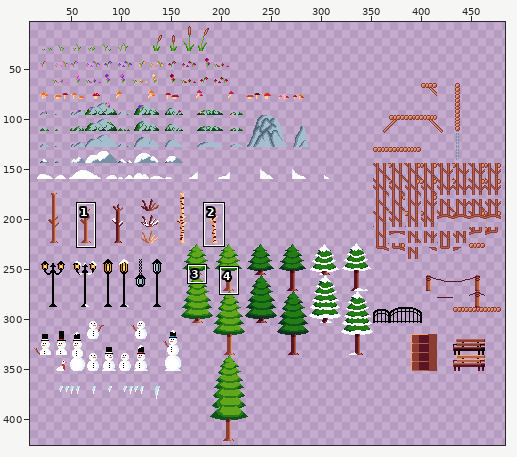
Sprite sheet -- Goose with a Scarf/sprites/sprTilesDeco16/e3e90a35-e177-4fa3-9686-92c172d5dfba.png. The picture above shows the old version from afar; the outline marks the close-up.
Close-up. Before:
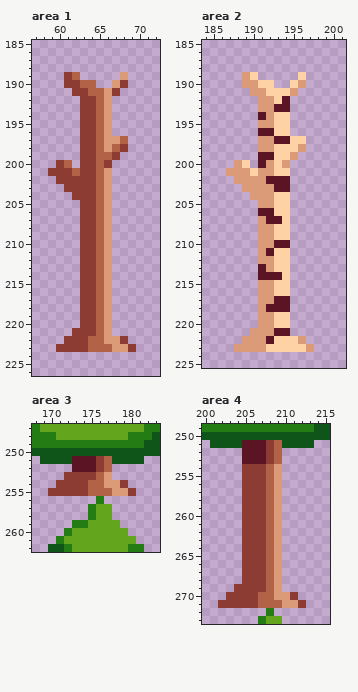
The file is 496x496 pixels. Shown: area 1: x 57..72, y 185..226; area 2: x 184..201, y 185..225; area 3: x 168..183, y 247..262; area 4: x 200..215, y 249..273. The wide view leaves out empty margins. The commit also changed other parts of the picture, which this record leaves out.
The result:
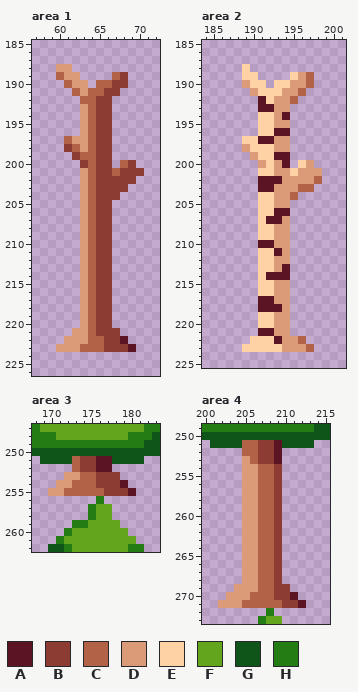
Palette (. is transparent): A #5a1423  B #8c3c32  C #b26247  D #dc9b78  E #ffd2a5  F #64a51e  G #0f5519  H #237d14
From old to new:
Changed rows in their new state; - is an unchanged pixel.
Area 1:
first column x 59:
188 -DD---------
189 -CDD----CB--
190 --CDD.CCB---
191 ---CD--B----
192 ----CCBB----
193 ----DCBB----
194 ----DCBB----
195 ----DCBB----
196 ----DCBB----
197 --CDDCBB..--
198 --BCDCBB..--
199 ---BCCBB.---
200 -..--CB--CB-
201 ....DCBBCBBB
202 -...DCBBBBB-
203 --..DCBBBB--
204 ---.DCBBB---
205 ----DCBB----
206 ----DCBB----
207 ----DCBB----
208 ----DCBB----
209 ----DCBB----
210 ----DCBB----
211 ----DCBB----
212 ----DCBB----
213 ----DCBB----
214 ----DCBB----
215 ----DCBB----
216 ----DCBB----
217 ----DCBB----
218 ----DCBB----
219 ----DCBB----
220 ----DCBB----
221 ---DDCBBB---
222 --DDD--BBA--
223 -DDDC--BBBA-
Area 2:
first column x 187:
188 --E---------
189 --E-----EDC-
190 ---E-.EED-C-
191 ----E--D-C--
192 ----AEDDC---
193 ----AADD----
194 ----EEDA----
195 ----EEDD----
196 ----EEAA----
197 --EEAADD..--
198 --DEEEDD..--
199 ---DEEAA.---
200 -..-DEDA-ED-
201 ....EEDDEDDD
202 -...A--DDDDC
203 --..AADDDCC-
204 ---.EEDDC---
205 ----EEDD----
206 ----EEAA----
207 ----E--D----
208 ----EEDD----
209 ----EEDD----
210 ----AADD----
211 ----EEAD----
212 ----EEDD----
213 ----EEDA----
214 ----E--A----
215 ----EEDD----
216 ----EEDD----
217 ----AADD----
218 ----A--D----
219 ----EEDD----
220 ----EEDD----
221 ---.AADD----
222 --.EEEADDC--
223 -.EEE--DDDC-
Area 3:
first column x 170:
251 ---CBBAA---
252 ---CBBAA---
253 --DDCCBBB--
254 -DDCC-BBBA-
255 DDCCC--BBBA
Area 4:
first column x 202:
251 ---CCB-A---
252 ---CCB-A---
253 ---DCB-A---
254 ---DDC-B---
255 ---DDC-B---
256 ---DDC-B---
257 ---DDC-B---
258 ---DDC-B---
259 ---DDC-B---
260 ---DDC-B---
261 ---DDC-B---
262 ---DDC-B---
263 ---DDC-B---
264 ---DDC-B---
265 ---DDC-B---
266 ---DDC-B---
267 ---DDC-B---
268 ---DDC-B---
269 --DDDC-BB--
270 -DDDC--BBA-
271 DDDCC---BBA
Changed places in both close-ups, as pixel boxes (x1, y1, x2, y2):
changed: (48, 64, 144, 352)
changed: (226, 64, 322, 352)
changed: (48, 456, 136, 496)
changed: (218, 440, 306, 608)
